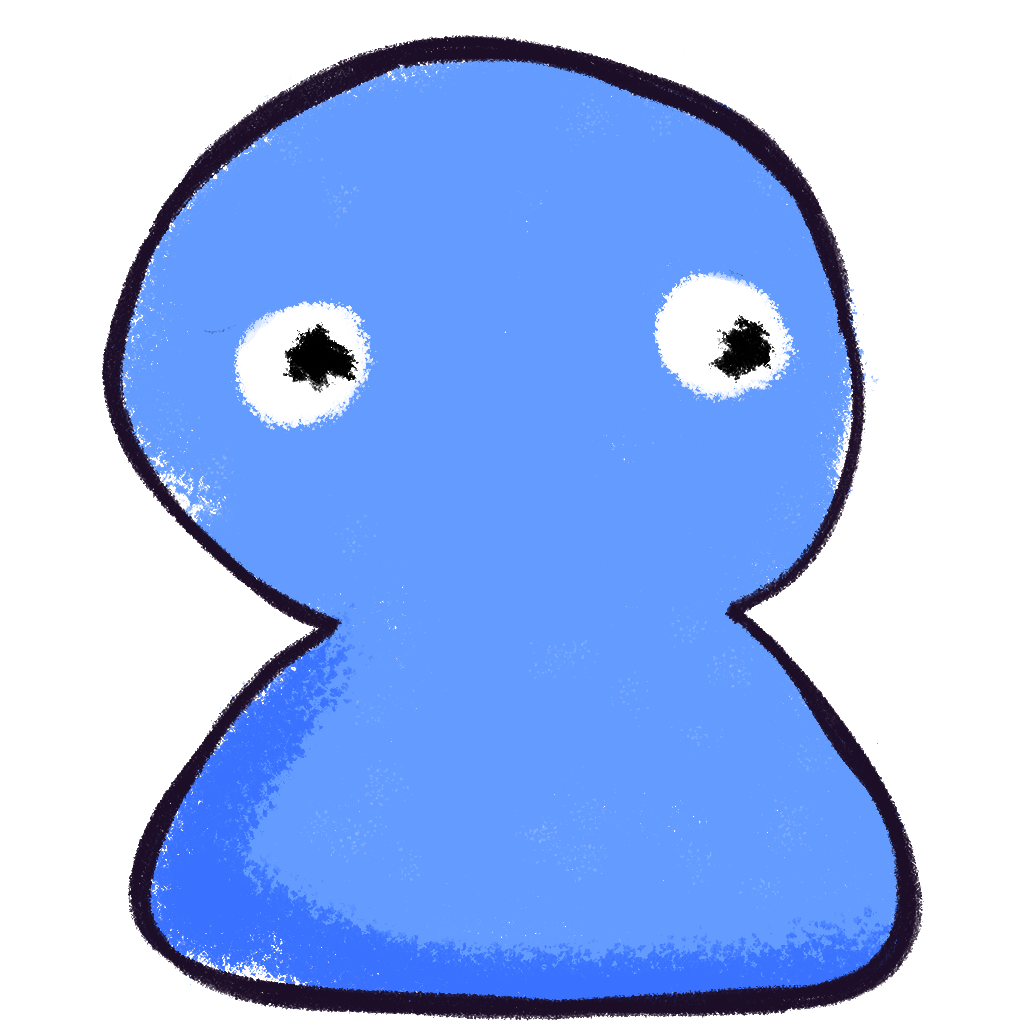
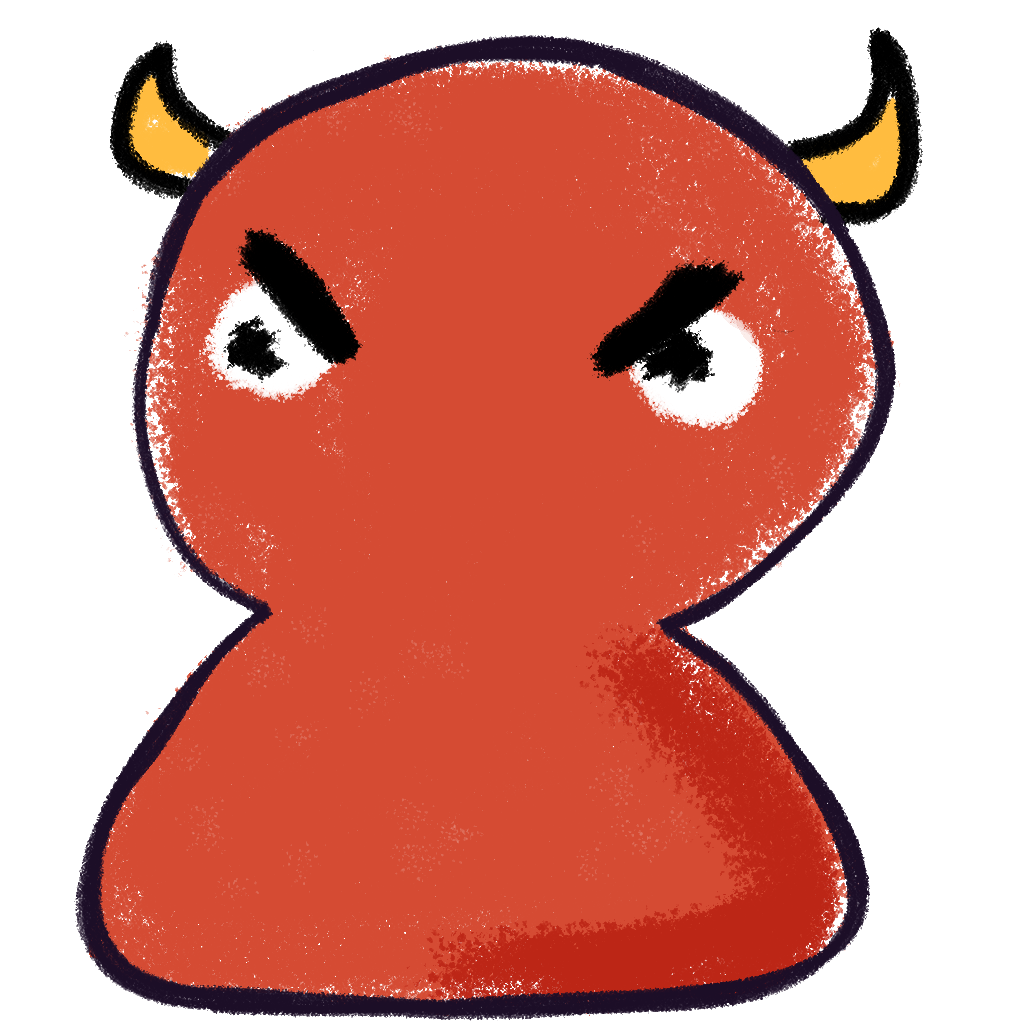
Layers edited between the first and the second 1024 × 1024 image:
renamed "Layer 1" to "outline", hid it over [101, 34, 924, 1021]
renamed "Layer 4" to "eyes", hid it over [148, 52, 835, 913]
renamed "Layer 2" to "color", hid it over [110, 36, 905, 1014]
added layer "evil outline" above "evil horns" over [74, 34, 897, 1021]
added layer "evil horns" above "evil horns colro" over [109, 27, 923, 228]
added layer "evil horns colro" above "evil eyes" over [117, 72, 911, 216]
added layer "evil eyes" above "evil shading" over [163, 52, 850, 913]
added layer "evil shading" (multiply, 70%) above "evil color" over [404, 612, 857, 1021]
added layer "evil color" over [89, 46, 901, 1016]
